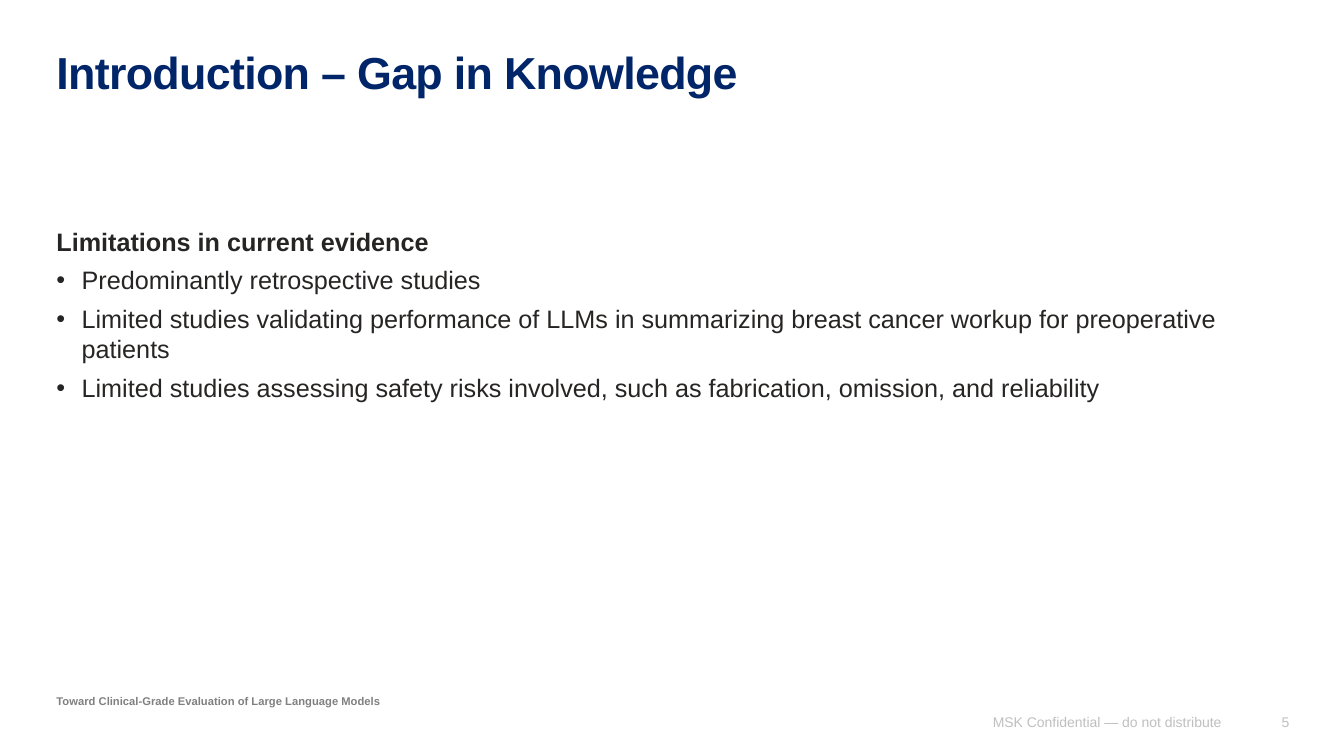
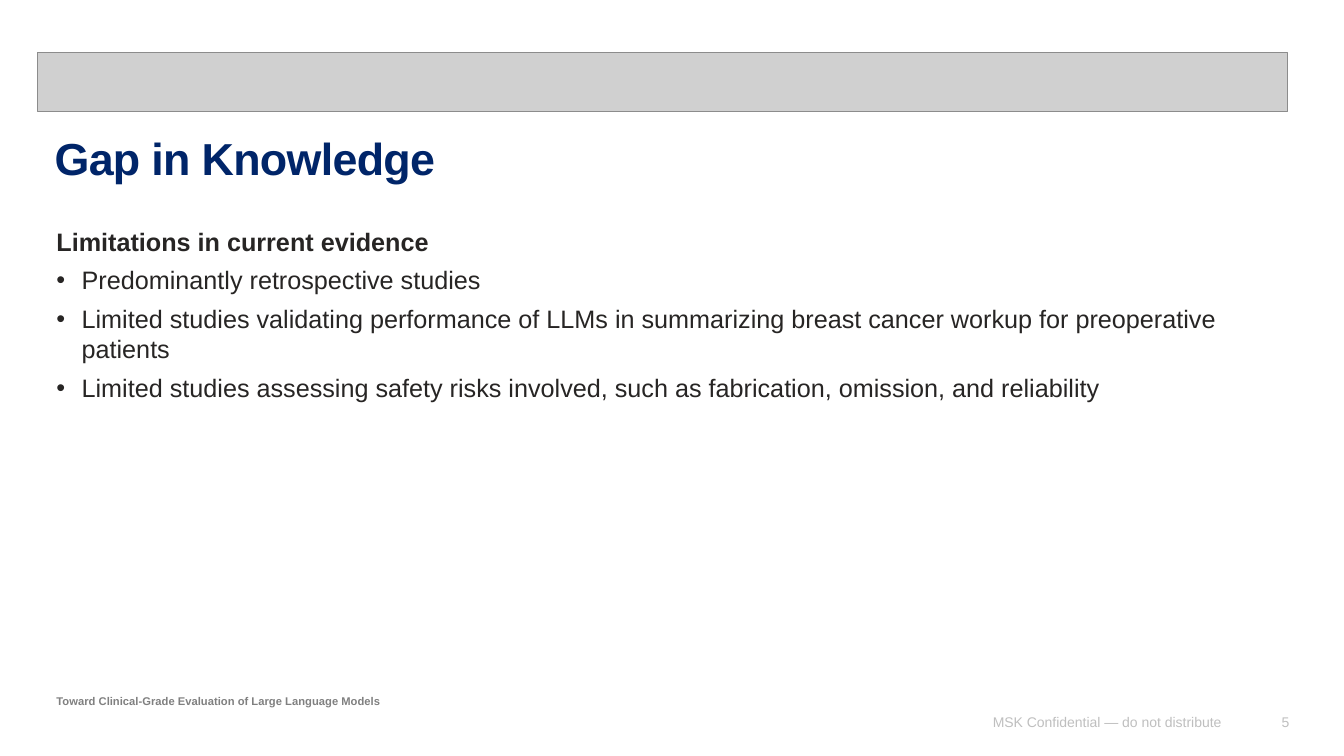
Before and after one commit to Robertjam954/llm_summarization_br_ca, a slide deck: slide 5 of conferences/cornell_spring_wip/llm_summary_validation_presentation.pptx. Drawn at 1344x756 pixels with LibreOffice and Linux fonts; fonts in the diff are those of the drawing; grey boxes stand for pictures. Boxes give left, top, right and bottom in pixels: in the first picture for what was removed or moved away, otherwise in the second. Text is boxed around its words. In the diff, an @@ line names an element or a change of style, - is before the commit and + after.

```diff
--- a/conferences/cornell_spring_wip/llm_summary_validation_presentation.pptx
+++ b/conferences/cornell_spring_wip/llm_summary_validation_presentation.pptx
@@ picture added at (37, 52, 1288, 112) @@
@@ title at (55, 142, 435, 184): text changed @@
-Introduction – Gap in Knowledge
+Gap in Knowledge
```
Also in this commit, not shown: 5 other slides changed, 1 slide added, 1 slide removed, 24 other files.
